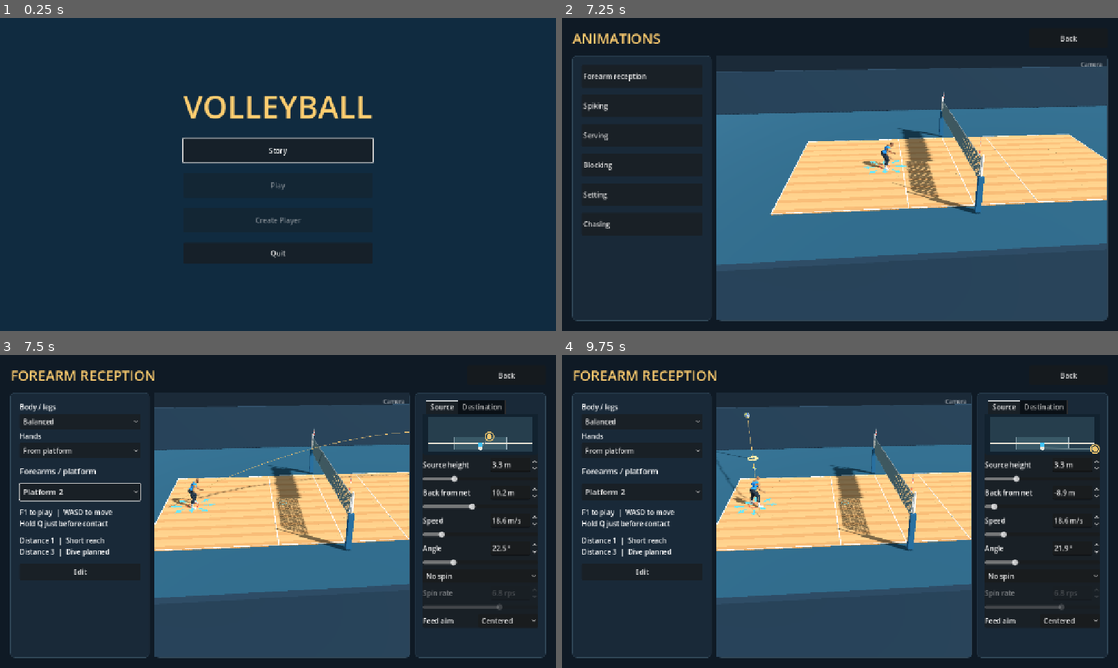
Above: before the commit, frames 1-4 (two rows, left to right).
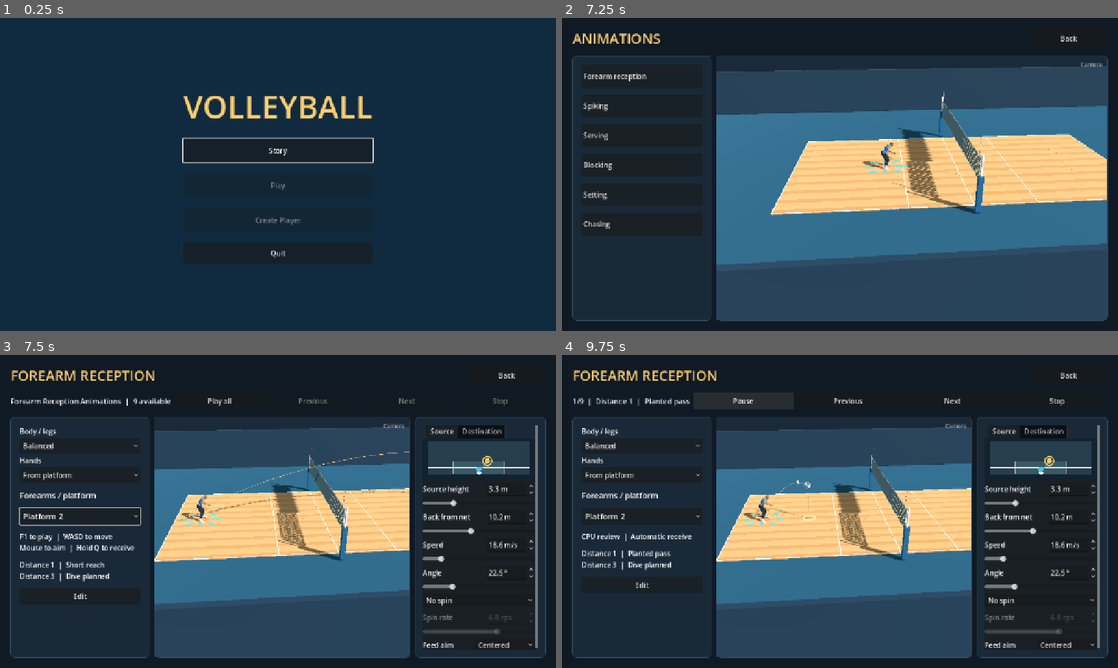
Above: after the commit, the same moments.

Repository: foreandr/volleyball
Game: Godot game, scene res://scenes/main.tscn
Two runs of this game, one before a commit and one after it. Both use one fixed random seed, a clock stepped at 60 frames per second and the inputs below.
Inputs (mouse positions are in pixels of both pictures, inside the frame that each line leads up to):
- Up to frame 1 (0.25 s): no input
- Up to frame 2 (7.25 s): click "Story" at 0.5 s; click "Back" at 1.25 s; click "Story" at 2 s; click "New" at 2.75 s; click "Back" at 3.5 s; click "New" at 4.25 s; click "Save" at 5 s; click "Back" at 5.75 s; click "Continue" at 6.5 s
- Up to frame 3 (7.5 s): click "Forearm reception" at 7.25 s
- Up to frame 4 (9.75 s): click "Edit" at 8 s; click "Back" at 8.75 s; click (778, 401) at 9.5 s, where only the run after the commit has a clickable "Play all"

Frames 1-2 are identical in both runs. In frame 3, 24% of the frame differs, in the area x 1-99%, y 12-95%; in frame 4, 24%.

Commit message:
Add CPU reception review, forward lunge and live mouse aim

Diff:
--- a/scripts/animation_ball_preview.gd
+++ b/scripts/animation_ball_preview.gd
@@ -35,6 +35,7 @@
 var outgoing_net := {}
 var missed := false
 var practice_mode := false
+var review_feed := {}
 var practice_floor_time := 0.0
 enum Grade { WAITING, PERFECT, EARLY, LATE, MISS }
 const GREEN_START := 0.075
@@ -205,7 +206,13 @@
 	if missed:
 		aim_point = arrows.landing_target()
 		aim_point.y = Flight.FLOOR
-	var feed := Flight.feed(aim_point,actor.get_meta("feed_settings",{}))
+	var feed: Dictionary
+	if review_feed.is_empty():
+		feed = Flight.feed(aim_point,actor.get_meta("feed_settings",{}))
+	else:
+		missed = false
+		aim_point = review_feed.aim
+		feed = review_feed.duplicate()
 	feed_info = feed
 	incoming = feed.incoming
 	feed_duration = feed.duration
--- a/scripts/preview_player_control.gd
+++ b/scripts/preview_player_control.gd
@@ -14,6 +14,7 @@
 var reach_tier := 1
 var reach_height := 0.0
 var reach_side_lunge := false
+var reach_forward_lunge := false
 var indicator: Label
 var save_clock := 0.0
 var footwork: RefCounted
@@ -138,38 +139,42 @@
 	var holding := reception_drill_active() and not (focus is LineEdit or focus is TextEdit) and Input.is_physical_key_pressed(KEY_Q)
 	receive_hold = receive_hold+delta if holding else 0.0
 	if holding:
-		var actor: Node3D = page.preview_player
-		side_steps.active = false
-		side_steps.hold = 0.0
-		side_weight = 0.0
-		locomotion = ""
-		sprinting = false
-		moving = false
-		actor.model.rotation.y = 0.0
-		face_ball()
-		actor.animator.play("custom_preview/clip",0)
-		actor.animator.seek(page.ball_preview.contact_time,true)
-		actor.animator.pause()
-		step_into_receive(delta)
+		hold_receive(delta)
 	else:
 		reset_reach()
 		move_player(direction.limit_length(),delta)
+
+func hold_receive(delta: float, review_offset := Vector3.INF) -> void:
+	var actor: Node3D = page.preview_player
+	side_steps.active = false
+	side_steps.hold = 0.0
+	side_weight = 0.0
+	locomotion = ""
+	sprinting = false
+	moving = false
+	actor.model.rotation.y = 0.0
+	face_ball()
+	actor.animator.play("custom_preview/clip",0)
+	actor.animator.seek(page.ball_preview.contact_time,true)
+	actor.animator.pause()
+	step_into_receive(delta,review_offset)
 
 func reset_reach() -> void:
 	if reach_step.is_zero_approx() and reach_height == 0.0: return
 	reach_step = Vector3.ZERO
 	reach_height = 0.0
 	reach_side_lunge = false
+	reach_forward_lunge = false
 	reach_tier = 1
 	reach_travel = Vector3.ZERO
 	reach_progress = 0.0
 	if reception_drill_active(): page.ball_preview.practice_reach_center = Vector3.INF
 
-func step_into_receive(delta: float) -> void:
+func step_into_receive(delta: float, review_offset: Vector3) -> void:
 	var actor: Node3D = page.preview_player
 	var ball = page.ball_preview
 	if reach_step.is_zero_approx() and reach_height == 0.0:
-		var offset: Vector3 = ball.practice_step_offset(page.preview_clock)
+		var offset: Vector3 = review_offset if review_offset.is_finite() else ball.practice_step_offset(page.preview_clock)
 		if offset.is_zero_approx(): return
 		var tier: int = ball.practice_reach_tier(offset)
 		if tier == 3: return
@@ -178,6 +183,7 @@
 		reach_tier = tier
 		reach_height = offset.y if tier == 2 else 0.0
 		reach_side_lunge = tier == 2 and reach_height < 0.20 and absf(local.x) > absf(local.z)*1.4
+		reach_forward_lunge = tier == 2 and reach_height < 0.20 and local.z > absf(local.x)*1.4
 		var horizontal := Vector3(offset.x,0.0,offset.z)
 		var step_limit := 0.68 if reach_side_lunge else (0.75 if tier == 2 else 0.46)
 		reach_step = horizontal.limit_length(step_limit)*0.78
@@ -195,7 +201,7 @@
 	var local_travel := actor.basis.inverse()*reach_travel
 	pose_receive_step(actor,local_step,local_travel,amount)
 	ball.update_practice_platform()
-	follow_camera()
+	if active: follow_camera()
 
 func pose_receive_step(actor: Node3D, step: Vector3, travel: Vector3, weight: float) -> void:
 	var rig: Skeleton3D = actor.skeleton
@@ -220,7 +226,7 @@
 		author.rotate_world(pose,"spine_02",Vector3.BACK,-side_lean*0.12*weight)
 		author.rotate_world(pose,"spine_02",Vector3.RIGHT,0.14*weight)
 		var parent := rig.get_bone_parent(pelvis)
-		var drop := 0.36*weight
+		var drop := (0.22 if reach_forward_lunge else 0.36)*weight
 		if reach_side_lunge:
 			var trail := "r" if reach_lead == "l" else "l"
 			var hip: Vector3 = author.point(pose,"thigh_"+trail)
@@ -240,9 +246,10 @@
 		var foot: Transform3D = author.world_pose(leg_pose,rig.find_bone(foot_name))
 		var target := foot.origin-travel/scale_
 		if side == reach_lead:
-			var extension := 0.98 if reach_side_lunge else (1.18 if deep else 1.32)
+			var extension := 0.98 if reach_side_lunge or reach_forward_lunge else (1.18 if deep else 1.32)
 			target += step/scale_*weight*extension+Vector3.UP*sin(PI*reach_progress)*0.08
 			if reach_side_lunge: target.z += 0.28*weight
+			if reach_forward_lunge: target.z += 0.12*weight
 		var pole: Vector3 = author.point(leg_pose,"calf_"+side)-author.point(leg_pose,"thigh_"+side)
 		if reach_side_lunge and side == reach_lead:
 			# Load the knee over the lead foot as the other leg extends.
@@ -252,7 +259,9 @@
 		author.limb(pose,"thigh_"+side,"calf_"+side,foot_name,target,pole)
 		author.set_world_basis(pose,foot_name,foot.basis)
 	if reach_tier == 2:
-		var arms := Vector3(step.x,0.0,step.z).normalized()*(0.19 if reach_side_lunge else 0.14)*weight
+		var extension := 0.23 if reach_forward_lunge else (0.19 if reach_side_lunge else 0.14)
+		var arms := Vector3(step.x,0.0,step.z).normalized()*extension*weight
+		if reach_forward_lunge: arms.y = 0.10*weight
 		if high: arms.y = clampf(reach_height/scale_,0.18,0.53)*weight
 		for side in ["l","r"]:
 			var hand_name: String = "hand_"+side
--- /dev/null
+++ b/scripts/reception_review.gd
@@ -0,0 +1,132 @@
+extends HBoxContainer
+
+const Flight = preload("res://scripts/pass_flight.gd")
+const CASES := [
+	[1,"Planted pass",Vector3.ZERO,Vector3(0,-5,-3)],
+	[1,"Left step",Vector3(0.40,0,0),Vector3(0,-5,-3)],
+	[1,"Right step",Vector3(-0.40,0,0),Vector3(0,-5,-3)],
+	[1,"Back step",Vector3(0,0,-0.40),Vector3(0,-5,-2)],
+	[2,"Left lunge",Vector3(0.85,0,0),Vector3(0,-5,-4)],
+	[2,"Right lunge",Vector3(-0.85,0,0),Vector3(0,-5,-4)],
+	[2,"Forward lunge",Vector3(0,0,0.84),Vector3(0,-5,-2)],
+	[2,"Back reach",Vector3(0,0,-0.78),Vector3(0,-5,-2)],
+	[2,"High shoulder reach",Vector3(0,0.42,-0.20),Vector3(0,-3,-6.3)],
+]
+const FEED_TIME := 0.70
+var page
+var active := false
+var paused := false
+var finished := false
+var index := 0
+var original_transform: Transform3D
+var original_control := false
+var offset := Vector3.ZERO
+var counter: Label
+var play_button: Button
+var previous_button: Button
+var next_button: Button
+var stop_button: Button
+
+func _init(host: Control) -> void:
+	page = host
+	add_theme_constant_override("separation",8)
+	counter = page.label("",17)
+	counter.size_flags_horizontal = Control.SIZE_EXPAND_FILL
+	add_child(counter)
+	play_button = page.button("Play all",toggle_play)
+	add_child(play_button)
+	previous_button = page.button("Previous",func(): load_case(posmod(index-1,CASES.size())))
+	add_child(previous_button)
+	next_button = page.button("Next",func(): load_case(posmod(index+1,CASES.size())))
+	add_child(next_button)
+	stop_button = page.button("Stop",stop)
+	add_child(stop_button)
+	update_controls()
+	hide()
+
+func update_controls() -> void:
+	var progress := "%d/%d  |  Distance %d  |  %s" % [index+1,CASES.size(),CASES[index][0],CASES[index][1]] if active else "Forearm Reception Animations  |  %d available" % CASES.size()
+	counter.text = progress
+	play_button.text = "Replay all" if finished else ("Resume" if paused else ("Pause" if active else "Play all"))
+	for button in [previous_button,next_button,stop_button]: button.disabled = not active
+
+func toggle_play() -> void:
+	if not page.reception_drill_active(): return
+	if not active:
+		original_transform = page.preview_player.transform
+		original_control = page.player_controls.active
+		page.player_controls.set_active(false)
+		active = true
+		load_case(0)
+	elif finished:
+		paused = false
+		load_case(0)
+	else:
+		paused = not paused
+	update_controls()
+
+func load_case(next_index: int) -> void:
+	index = next_index
+	finished = false
+	var actor: Node3D = page.preview_player
+	var ball = page.ball_preview
+	page.player_controls.reset_reach()
+	page.timing_meter.reset_serve()
+	actor.transform = original_transform
+	actor.position.x = clampf(actor.position.x,-2.5,2.5)
+	actor.position.z = minf(actor.position.z,-2.0)
+	var court_forward := Vector3(0,0,4)-actor.position
+	actor.rotation.y = atan2(court_forward.x,court_forward.z)
+	actor.get_node("DirectionArrows").select_direction(0)
+	actor.animator.play("custom_preview/clip",0)
+	actor.animator.seek(0.0,true)
+	actor.animator.pause()
+	var relative: Vector3 = CASES[index][2]
+	offset = actor.global_basis.orthonormalized()*relative
+	var velocity: Vector3 = actor.global_basis.orthonormalized()*CASES[index][3]
+	var aim: Vector3 = ball.platform(ball.contact_time).ball+offset
+	var acceleration := Vector3.DOWN*Flight.GRAVITY
+	ball.review_feed = {"aim":aim,"incoming":velocity,"acceleration":acceleration,"duration":FEED_TIME,
+		"start":aim-velocity*FEED_TIME+acceleration*0.5*FEED_TIME*FEED_TIME,"side":Vector3.RIGHT,"valid":true}
+	ball.recalculate()
+	page.preview_clock = ball.contact_time-FEED_TIME
+	page.drill_status.text = "CPU review  |  Automatic receive"
+	page.distance_status.text = "Distance %d  |  %s
+Distance 3  |  Dive planned" % [CASES[index][0],CASES[index][1]]
+	ball.tick(page.preview_clock,false)
+	update_controls()
+
+func step(delta: float) -> void:
+	if paused: return
+	var ball = page.ball_preview
+	var previous: float = page.preview_clock
+	page.preview_clock += delta
+	var elapsed: float = page.preview_clock-ball.contact_time
+	if elapsed >= -0.25:
+		page.player_controls.hold_receive(delta,offset)
+		if elapsed >= -0.03:
+			ball.try_practice_pass(previous,page.preview_clock,0.16)
+	var end: float = maxf(ball.cycle_end(),ball.contact_time+0.65)
+	ball.tick(minf(page.preview_clock,end),true)
+	if page.preview_clock < end: return
+	if index+1 < CASES.size():
+		load_case(index+1)
+	else:
+		finished = true
+		paused = true
+		update_controls()
+
+func stop(restore_control := true) -> void:
+	if not active: return
+	active = false
+	paused = false
+	finished = false
+	page.player_controls.reset_reach()
+	page.preview_player.transform = original_transform
+	page.ball_preview.review_feed.clear()
+	page.angle_control.apply_feed_aim(page.preview_player)
+	page.ball_preview.recalculate()
+	page.preview_clock = minf(0.0,page.ball_preview.contact_time-page.ball_preview.feed_duration)
+	page.ball_preview.tick(page.preview_clock,false)
+	if restore_control and original_control: page.player_controls.set_active(true)
+	update_controls()
--- a/scripts/story_animations.gd
+++ b/scripts/story_animations.gd
@@ -30,6 +30,7 @@
 var drill_status: Label
 var distance_status: Label
 var timing_meter: Control
+var reception_review: HBoxContainer
 var reception_controls: VBoxContainer
 var replace_body_layer := false
 var recipe_poll := 0.0
@@ -45,6 +46,10 @@
 	overlay.mouse_filter = Control.MOUSE_FILTER_IGNORE
 	preview.get_parent().add_child(overlay)
 	overlay.add_child(timing_meter)
+	reception_review = preload("res://scripts/reception_review.gd").new(self)
+	var column := find_child("ScreenTitle",true,false).get_parent().get_parent()
+	column.add_child(reception_review)
+	column.move_child(reception_review,1)
 	setup_drag = preload("res://scripts/court_setup_drag.gd").new(self)
 	preview_camera.fov = 42.0
 	preview_camera.far = 150.0
@@ -107,6 +112,9 @@
 	if heading: heading.text = text
 
 func show_categories() -> void:
+	if is_instance_valid(reception_review):
+		reception_review.stop(false)
+		reception_review.hide()
 	if is_instance_valid(right_panel): right_panel.hide()
 	if is_instance_valid(ball_preview): ball_preview.stop()
 	if is_instance_valid(preview_player): preview_player.play_action("idle")
@@ -125,6 +133,8 @@
 func select_category(category: String) -> void:
 	category = Catalog.category_name(category)
 	if not MOVE_TYPES.has(category): return
+	reception_review.stop(false)
+	reception_review.visible = category == "Forearm reception"
 	selected_category = category
 	clear_content()
 	set_title(category.to_upper())
@@ -172,7 +182,7 @@
 	animation_list.item_selected.connect(preview_animation)
 	content.add_child(animation_list)
 	if category == "Forearm reception":
-		drill_status = label("F1 to play  |  WASD to move\nHold Q just before contact",16)
+		drill_status = label("F1 to play  |  WASD to move\nMouse to aim  |  Hold Q to receive",16)
 		drill_status.autowrap_mode = TextServer.AUTOWRAP_WORD_SMART
 		content.add_child(drill_status)
 		distance_status = label("Distance 1  |  Short reach\nDistance 2  |  Lunge or high reach\nDistance 3  |  Dive planned",16)
@@ -213,6 +223,7 @@
 		if is_instance_valid(ball_preview): ball_preview.stop()
 
 func preview_animation(index: int) -> void:
+	reception_review.stop(false)
 	if not is_instance_valid(preview_player): return
 	replace_body_layer = false
 	var entry: Dictionary = animation_list.get_item_metadata(index)
@@ -245,6 +256,7 @@
 	if ball_preview.active: sync_ball_results(float(render_clip.get_meta("desired_output_angle",ball_preview.output_angle())))
 
 func apply_output_angle(value: float) -> void:
+	reception_review.stop(false)
 	if source_clip == null or not source_clip.has_meta("contact_time"): return
 	angle_control.apply_setup(preview_player)
 	if is_instance_valid(reception_controls): reception_controls.apply(preview_player,replace_body_layer)
@@ -266,6 +278,7 @@
 	sync_ball_results(value)
 
 func update_feed_aim() -> void:
+	reception_review.stop(false)
 	if not is_instance_valid(ball_preview) or not ball_preview.active: return
 	angle_control.apply_feed_aim(preview_player)
 	timing_meter.reset_serve()
@@ -286,6 +299,9 @@
 	return is_instance_valid(ball_preview) and ball_preview.active and ball_preview.practice_mode
 
 func _process(delta: float) -> void:
+	if reception_review.active:
+		reception_review.step(delta)
+		return
 	super._process(delta)
 	var in_control: bool = player_controls!=null and player_controls.active
 	if not in_control:
@@ -317,7 +333,7 @@
 		update_distance_status(in_control)
 		if not in_control:
 			preview_player.animator.seek(0.0,true)
-			drill_status.text = "F1 to play  |  WASD to move\nHold Q just before contact"
+			drill_status.text = "F1 to play  |  WASD to move\nMouse to aim  |  Hold Q to receive"
 	else:
 		timing_meter.hide()
 		if not in_control: preview_player.animator.seek(ball_preview.animation_time(preview_clock),true)
@@ -367,8 +383,30 @@
 	trajectory_solver = preload("res://scripts/pass_trajectory_solver.gd").new(preview_player,source_clip)
 	apply_output_angle(angle_control.requested)
 
+func aim_pass_at_mouse(screen_point: Vector2) -> void:
+	var point: Vector2 = setup_drag.screen_position(screen_point)
+	var floor_hit: Variant = Plane(Vector3.UP,0.055).intersects_ray(preview_camera.project_ray_origin(point),preview_camera.project_ray_normal(point))
+	if not floor_hit is Vector3: return
+	var destination := Vector2(clampf(floor_hit.x,-4.5,4.5),clampf(floor_hit.z,-5.0,13.0))
+	if destination.distance_squared_to(StorySession.pass_destination)<0.000225: return
+	StorySession.pass_destination = destination
+	StorySession.pass_distance = StorySession.pass_start.distance_to(destination)
+	var target: Dictionary = preview_player.get_meta("pass_target",{})
+	target.position = destination
+	preview_player.set_meta("pass_target",target)
+	angle_control.distance_field.set_value_no_signal(StorySession.pass_distance)
+	angle_control.distance_field.get_meta("slider").set_value_no_signal(StorySession.pass_distance)
+	ball_preview.update_guide()
+
 func handle_preview_input(event: InputEvent) -> void:
+	if reception_review.active:
+		super.handle_preview_input(event)
+		return
 	if player_controls!=null and player_controls.active:
+		if reception_drill_active() and event is InputEventMouseMotion:
+			aim_pass_at_mouse(event.position)
+			preview.accept_event()
+			return
 		super.handle_preview_input(event)
 		return
 	if setup_drag != null and setup_drag.handle(event):
@@ -377,6 +415,7 @@
 	super.handle_preview_input(event)
 
 func open_editor(index := -1) -> void:
+	reception_review.stop(false)
 	if index >= 0: preview_animation(index)
 	if selected_entry.is_empty(): return
 	StorySession.edit_entry = selected_entry.duplicate(true)
@@ -397,6 +436,8 @@
 	else: get_tree().change_scene_to_file("res://scenes/story.tscn")
 
 func _input(event: InputEvent) -> void:
+	if is_instance_valid(reception_review) and reception_review.active and event is InputEventKey and event.pressed and event.keycode in [KEY_F1,KEY_F2]:
+		reception_review.stop(false)
 	super._input(event)
 	if event is InputEventKey and event.keycode in [KEY_F1,KEY_F2]: return
 	if event is InputEventJoypadButton and event.pressed and event.button_index == JOY_BUTTON_B:
